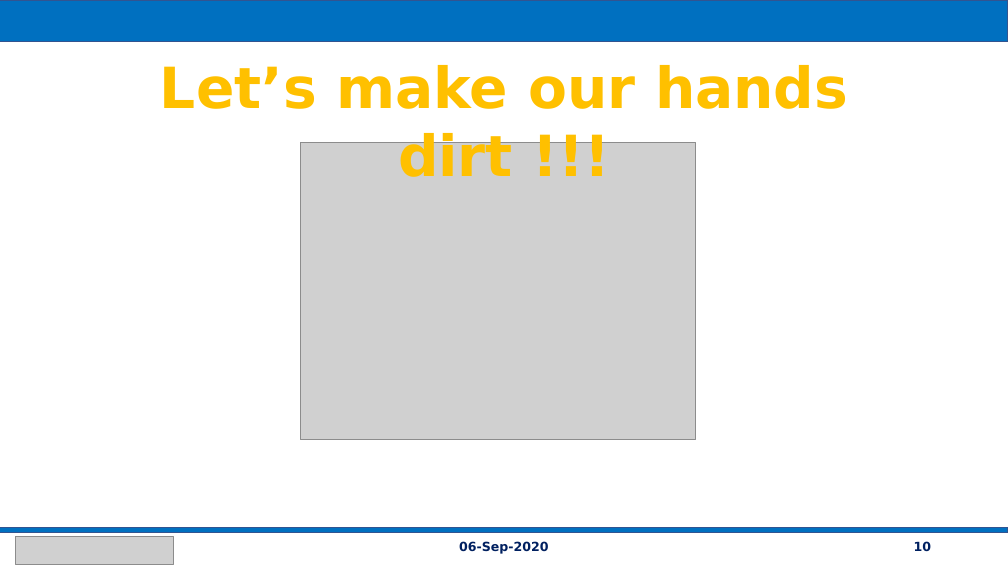
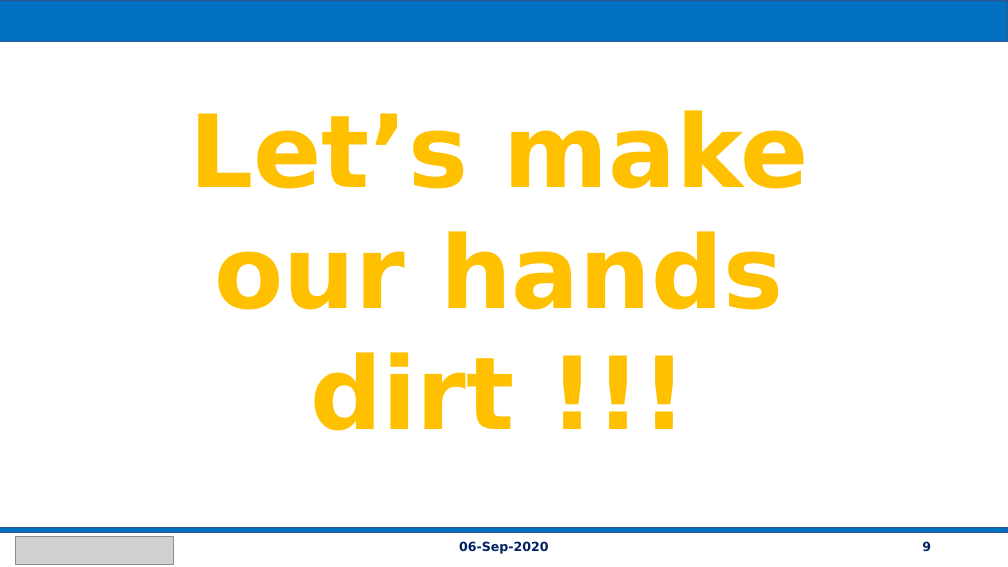
Before and after one commit to vishipayyallore/speaker_series_2021, a slide deck: slide 9 of DotNetTricks/06Sep2020_.NetCore_WebAPI/Documentation/ASP.NETCore_WebAPI_EFCore_SQL_CosmosDb.pptx (slide 10 before the commit). Drawn at 1008x567 pixels with LibreOffice and Linux fonts; fonts in the diff are those of the drawing; grey boxes stand for pictures. Boxes give left, top, right and bottom in pixels: in the first picture for what was removed or moved away, otherwise in the second. Text is boxed around its words. In the diff, an @@ line names an element or a change of style, - is before the commit and + after.

```diff
--- a/DotNetTricks/06Sep2020_.NetCore_WebAPI/Documentation/ASP.NETCore_WebAPI_EFCore_SQL_CosmosDb.pptx
+++ b/DotNetTricks/06Sep2020_.NetCore_WebAPI/Documentation/ASP.NETCore_WebAPI_EFCore_SQL_CosmosDb.pptx
@@ text "Let’s make our hands dirt ...": place and size @@
-text "Let’s make our hands dirt ..." at [160,65,848,177]
+text "Let’s make our hands dirt ..." at [189,110,809,431]
@@ text "Let’s make our hands dirt ..." at [189,110,809,431]: size 54 to 96 pt @@
@@ picture removed at [300,142,696,440] @@
@@ page number at [922,541,931,551]: text changed @@
-10
+9
```
Also in this commit, not shown: 1 other slide changed, 1 slide removed.
